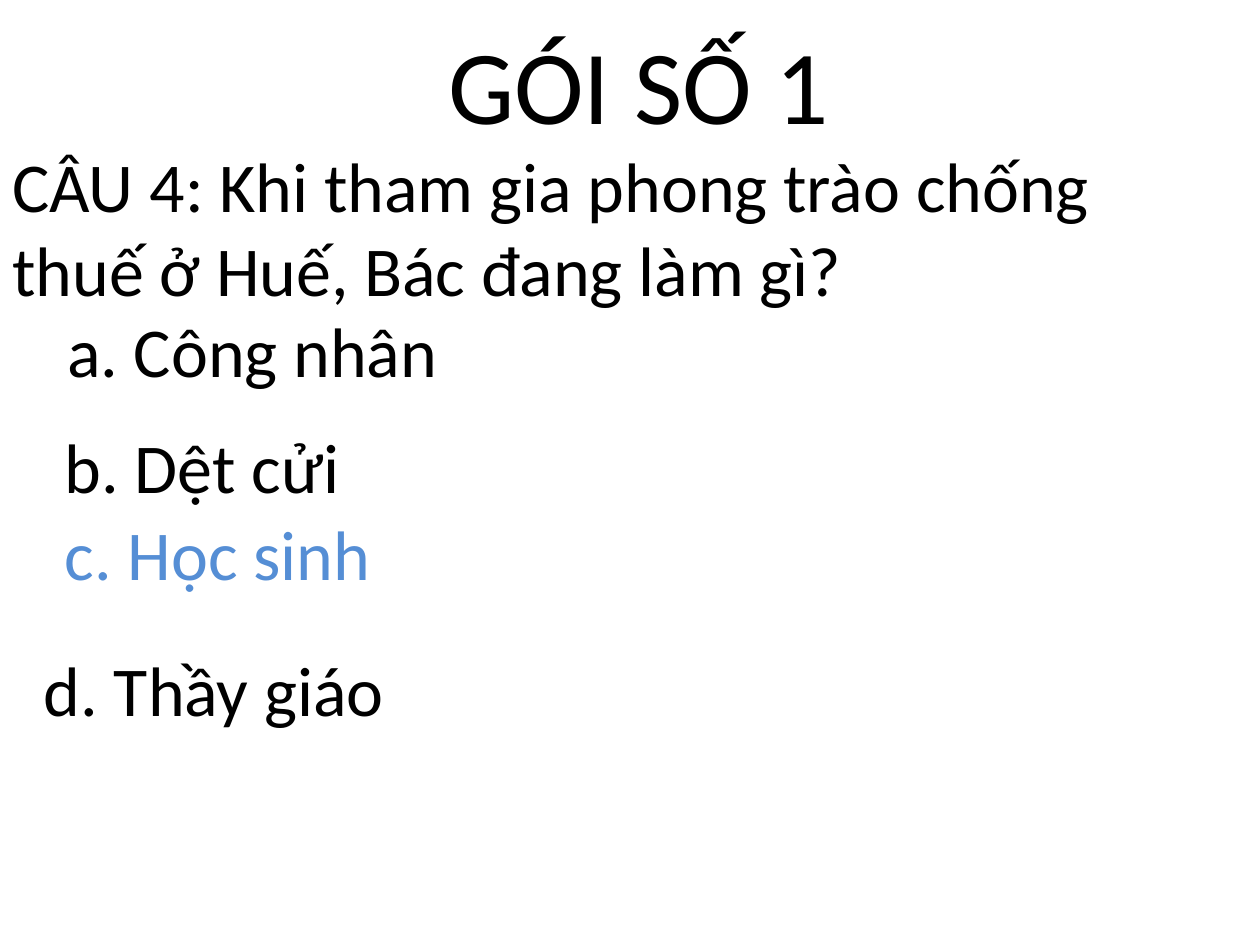
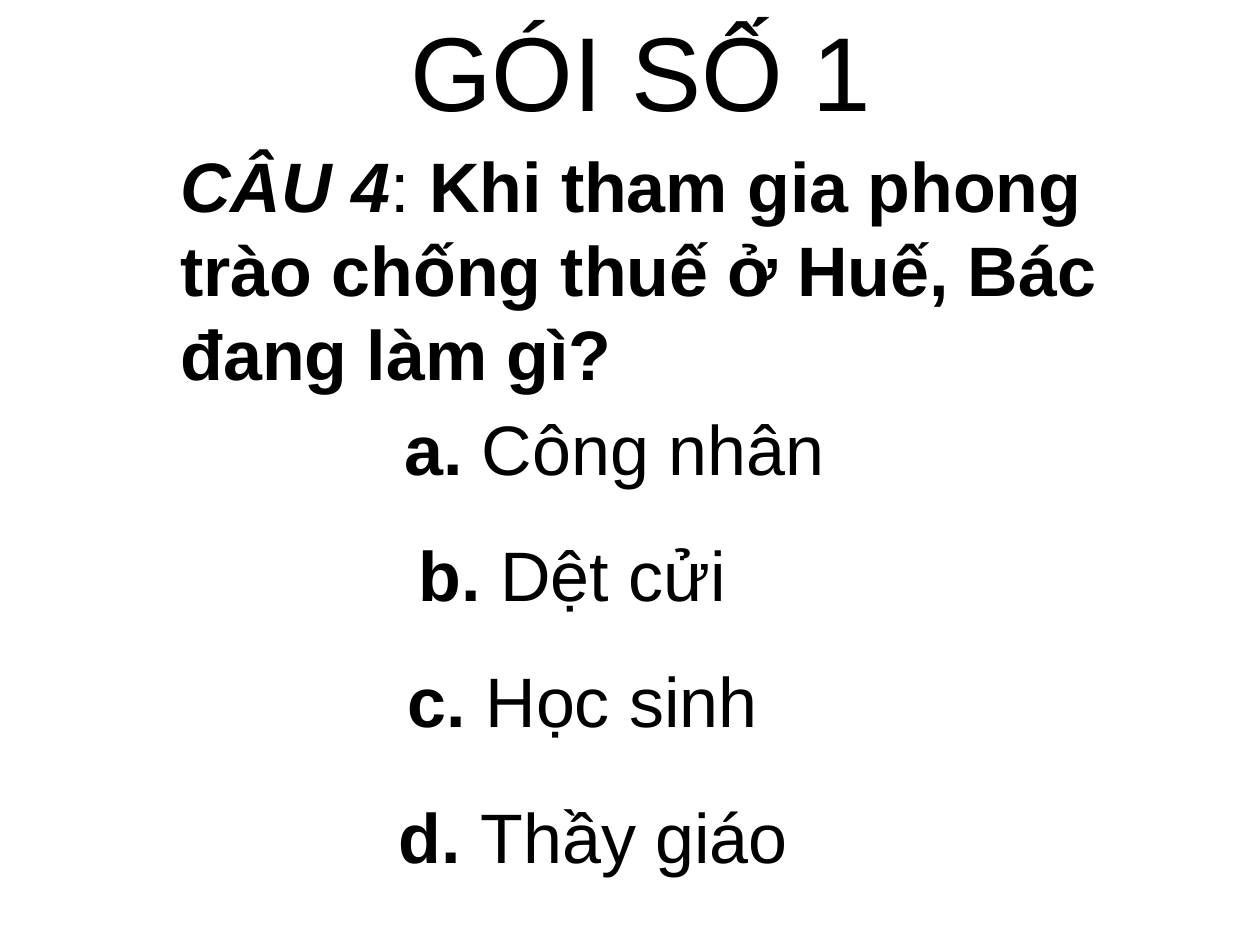
Before and after one commit to huytt/giao-an, a slide deck: slide 10 of hoi_thi.pptx (slide 7 before the commit). Drawn at 1260x945 pixels with LibreOffice and Linux fonts; fonts in the diff are those of the drawing; background and template pictures are left out. Boxes give left, top, right and bottom in pixels: in the first picture for what was removed or moved away, otherwise in the second. Text is boxed around its words. In the diff, an @@ line names an element or a change of style, - is before the commit and + after.

```diff
--- a/hoi_thi.pptx
+++ b/hoi_thi.pptx
@@ text "GÓI SỐ 1" moved from (x1=448, y1=37, x2=828, y2=125) to (x1=410, y1=27, x2=870, y2=112) @@
@@ text "GÓI SỐ 1" at (x1=410, y1=27, x2=870, y2=112): font Calibri to Arial @@
@@ text "CÂU 4: Khi tham gia ..." moved from (x1=12, y1=154, x2=1089, y2=308) to (x1=180, y1=156, x2=1096, y2=393) @@
@@ text "CÂU 4: Khi tham gia ..." at (x1=180, y1=156, x2=1096, y2=393): font Calibri to Arial, bold on; italic on in "CÂU 4:" @@
@@ text "a. Công nhân" moved from (x1=67, y1=328, x2=437, y2=389) to (x1=404, y1=424, x2=825, y2=488) @@
@@ text "a. Công nhân" at (x1=404, y1=424, x2=825, y2=488): font Calibri to Arial; bold on in "a."; alignment left to centre @@
@@ text "b. Dệt cửi" moved from (x1=65, y1=443, x2=340, y2=505) to (x1=419, y1=548, x2=725, y2=612) @@
@@ text "b. Dệt cửi" at (x1=419, y1=548, x2=725, y2=612): font Calibri to Arial; bold on in "b."; alignment left to centre @@
@@ text "c. Học sinh" moved from (x1=65, y1=531, x2=371, y2=592) to (x1=408, y1=676, x2=757, y2=738) @@
@@ text "c. Học sinh" at (x1=408, y1=676, x2=757, y2=738): font Calibri to Arial, text colour #558ED5 to #000000; bold on in "c."; alignment left to centre @@
@@ text "d. Thầy giáo" moved from (x1=44, y1=663, x2=383, y2=728) to (x1=399, y1=809, x2=787, y2=876) @@
@@ text "d. Thầy giáo" at (x1=399, y1=809, x2=787, y2=876): font Calibri to Arial; bold on in "d."; alignment left to centre @@
```
Also in this commit, not shown: 12 other slides changed, 23 slides added, 1 slide removed.
